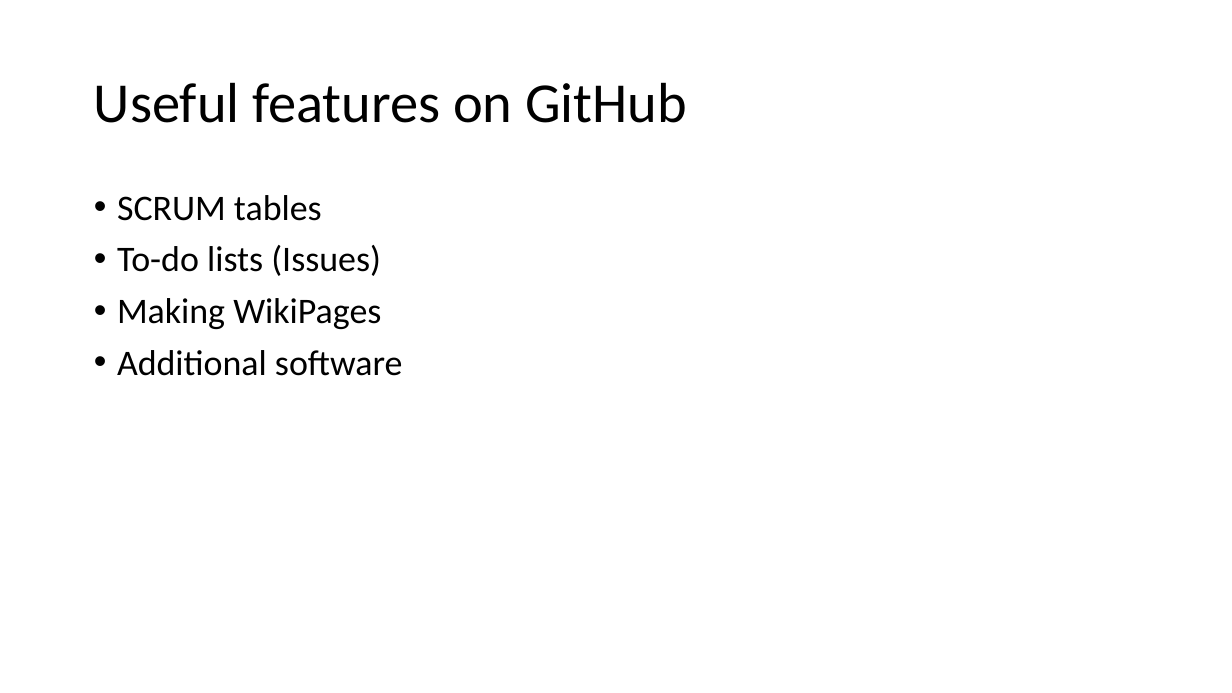
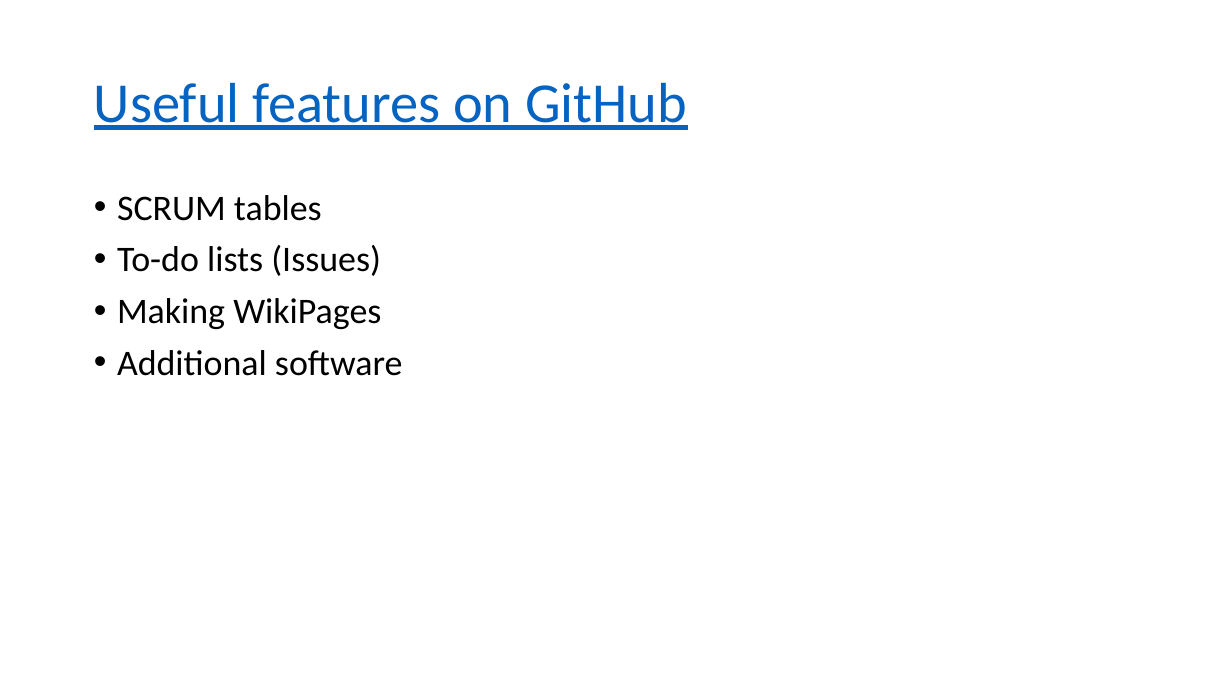
Before and after one commit to sriram-lab/github, a slide deck: slide 15 of GitHub-Intro.pptx (slide 11 before the commit). Drawn at 1232x693 pixels with LibreOffice and Linux fonts; fonts in the diff are those of the drawing. Boxes give left, top, right and bottom in pixels: in the first picture for what was removed or moved away, otherwise in the second. Text is boxed around its words. In the diff, an @@ line names an element or a change of style, - is before the commit and + after.

```diff
--- a/GitHub-Intro.pptx
+++ b/GitHub-Intro.pptx
@@ title "Useful features on GitHub" at (94, 82, 687, 130): text colour #000000 to #0563C1, underline on @@
```
Also in this commit, not shown: 9 other slides changed, 5 slides added, 1 slide removed.
